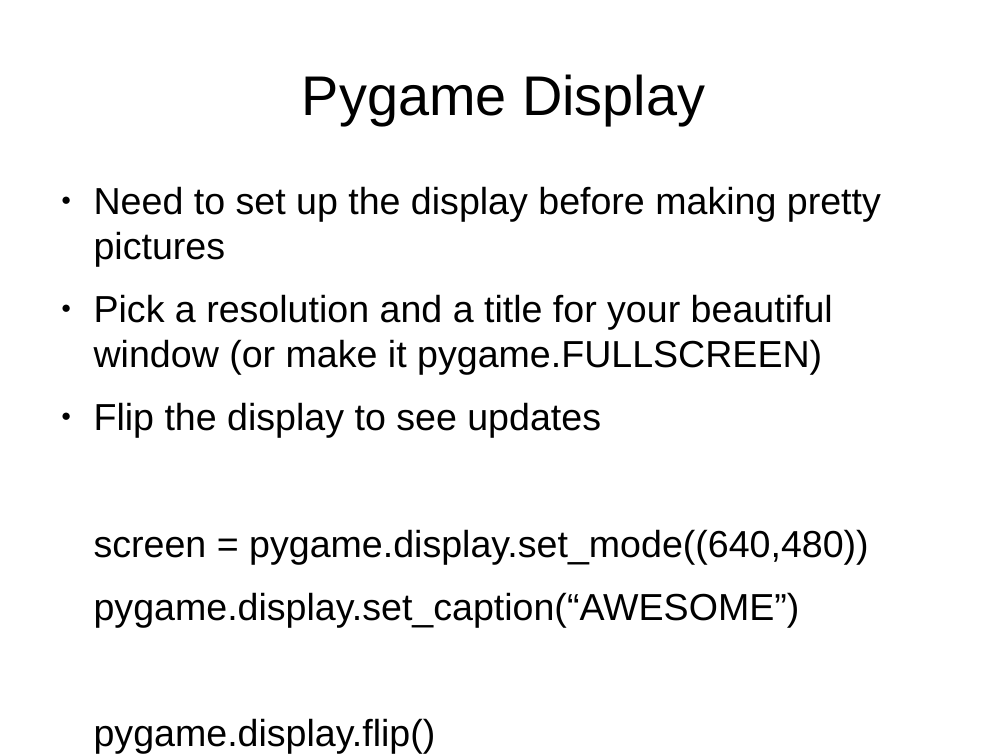
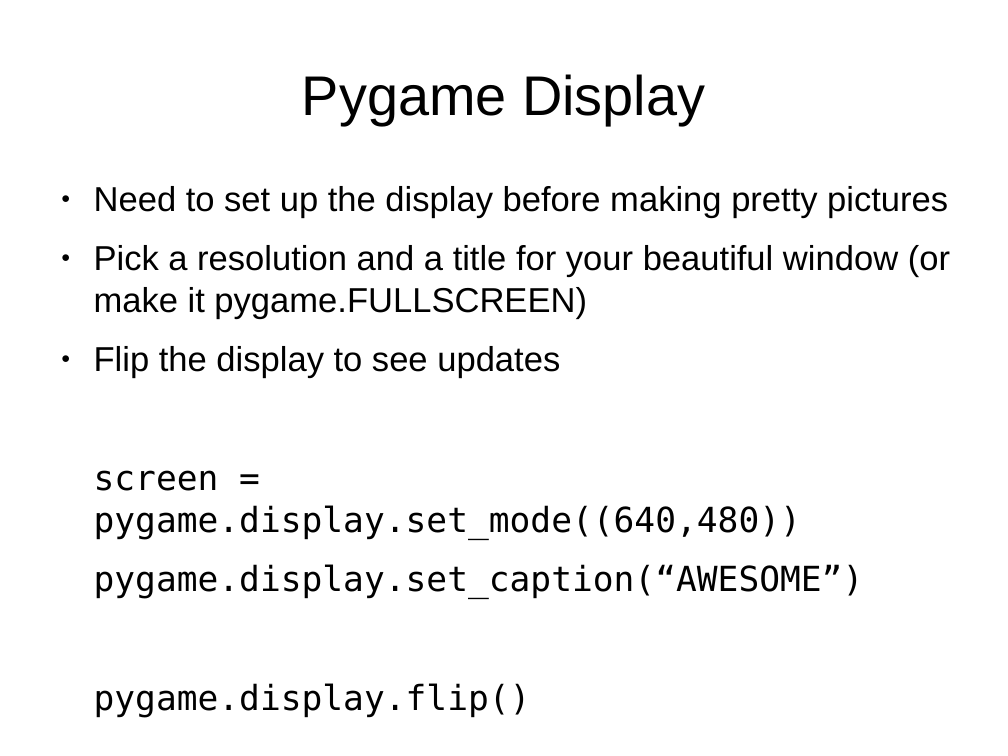
Before and after one commit to bradfordbarr/HacDC-Intro-to-Programming, a slide deck: slide 9 of class_1/control_and_pygame.odp. Drawn at 1008x756 pixels with LibreOffice and Linux fonts; fonts in the diff are those of the drawing. Boxes give left, top, right and bottom in pixels: in the first picture for what was removed or moved away, otherwise in the second. Text is boxed around its words. In the diff, an @@ line names an element or a change of style, - is before the commit and + after.

```diff
--- a/class_1/control_and_pygame.odp
+++ b/class_1/control_and_pygame.odp
@@ text "Need to set up the ..." at (94,186,950,599): size 29.6 to 27.2 pt; font Arial to DejaVu Sans Mono in "screen = pygame.display.set_mode((640,480))", "pygame.display.set_caption(“AWESOME”)", "pygame.display.flip()" @@
```
Also in this commit, not shown: 6 other slides changed, 5 other files.
